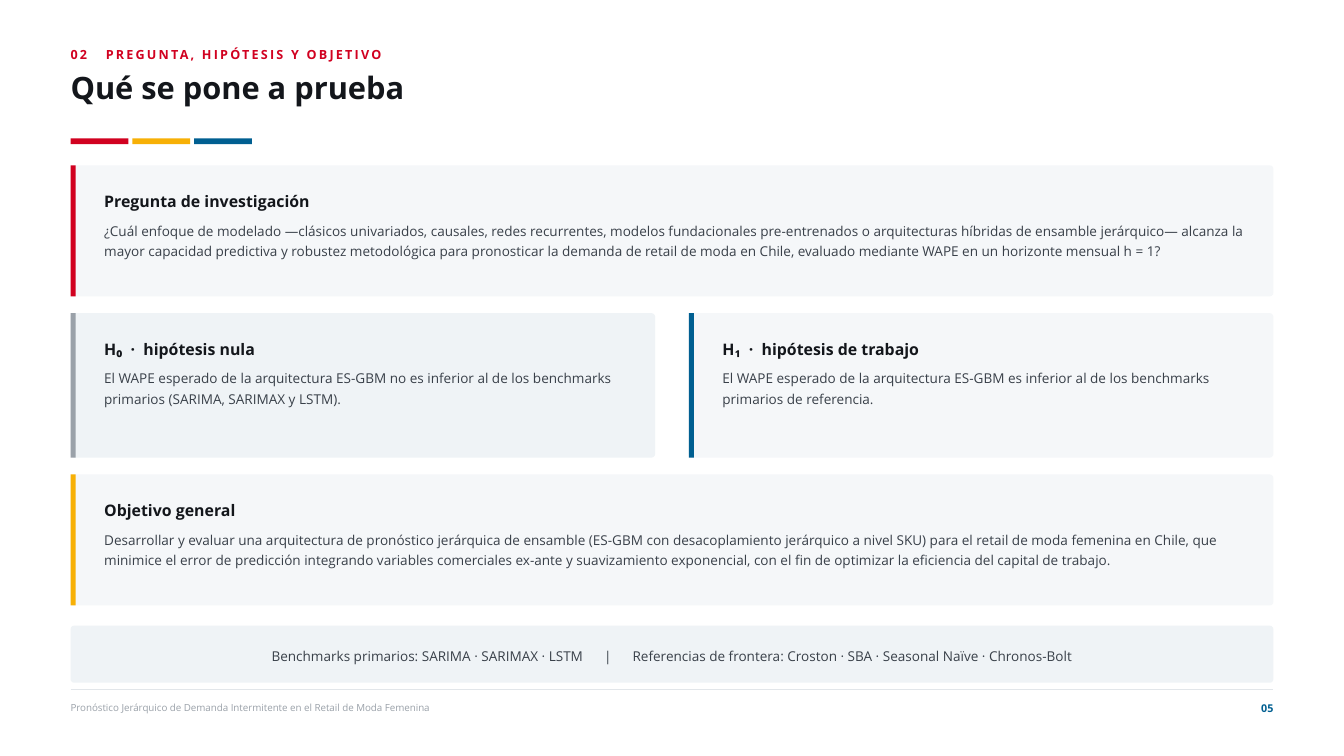
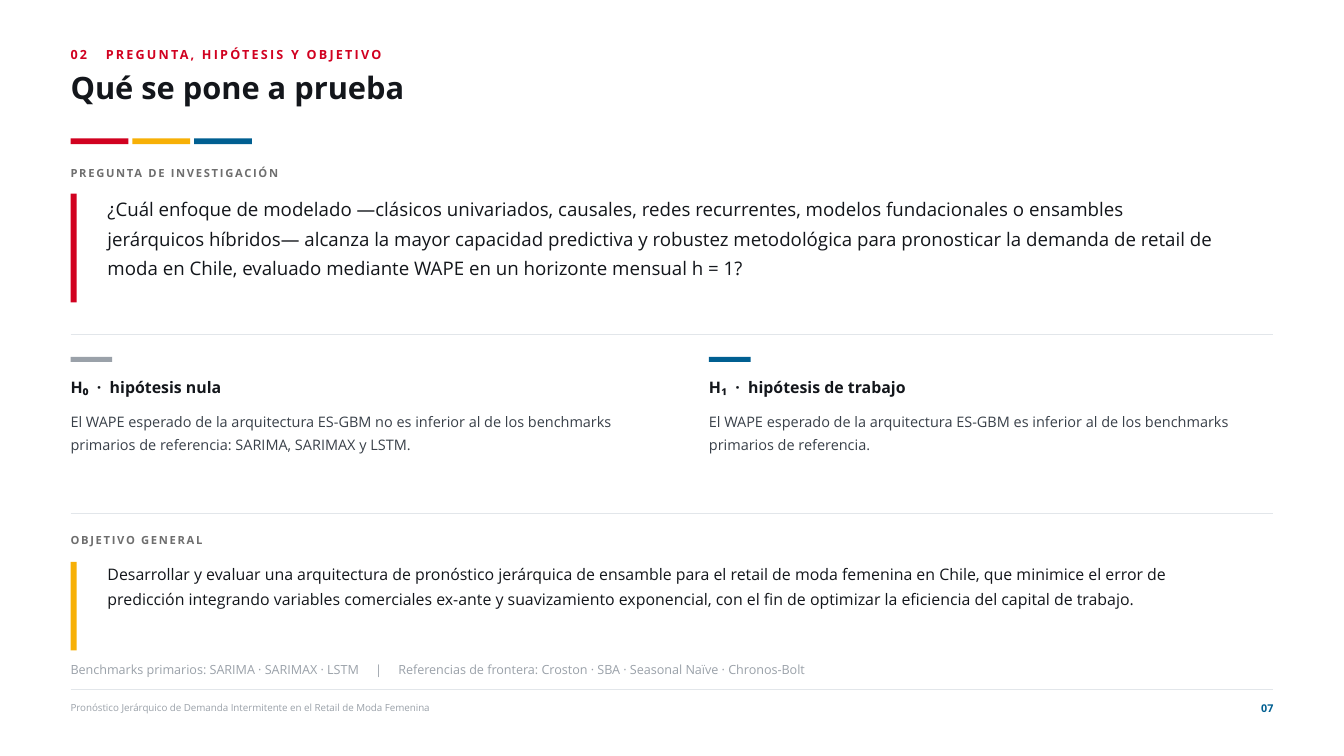
Before and after one commit to joako0o/PPT, a slide deck: slide 7 of Defensa_Tesis_Estructurada.pptx (slide 5 before the commit). Drawn at 1344x756 pixels with LibreOffice and Linux fonts; fonts in the diff are those of the drawing. Boxes give left, top, right and bottom in pixels: in the first picture for what was removed or moved away, otherwise in the second. Text is boxed around its words. In the diff, an @@ line names an element or a change of style, - is before the commit and + after.

```diff
--- a/Defensa_Tesis_Estructurada.pptx
+++ b/Defensa_Tesis_Estructurada.pptx
@@ rounded rectangle removed at (x1=71, y1=165, x2=1273, y2=296) @@
@@ text added at (x1=71, y1=164, x2=1273, y2=187), 12 pt, text #6E6E6E, bold @@
+PREGUNTA DE INVESTIGACIÓN
@@ rectangle resized from (x1=71, y1=165, x2=75, y2=296) to (x1=71, y1=194, x2=77, y2=302) @@
@@ text at (x1=107, y1=201, x2=1212, y2=278): text changed; size 14.5 to 20 pt; text colour #394049 to #13161B @@
-Pregunta de investigación
-¿Cuál enfoque de modelado —clásicos univariados, causales, redes recurrentes, modelos fundacionales pre-entrenados o arquitecturas híbridas de ensamble jerárquico— alcanza la mayor capacidad predictiva y robustez metodológica para pronosticar la demanda de retail de moda en Chile, evaluado mediante WAPE en un horizonte mensual h = 1?
+¿Cuál enfoque de modelado —clásicos univariados, causales, redes recurrentes, modelos fundacionales o ensambles jerárquicos híbridos— alcanza la mayor capacidad predictiva y robustez metodológica para pronosticar la demanda de retail de moda en Chile, evaluado mediante WAPE en un horizonte mensual h = 1?
@@ rounded rectangle removed at (x1=71, y1=313, x2=655, y2=458) @@
@@ rounded rectangle removed at (x1=689, y1=313, x2=1273, y2=458) @@
@@ rectangle resized from (x1=71, y1=313, x2=75, y2=458) to (x1=71, y1=357, x2=112, y2=362) @@
@@ line added from (71, 335) to (1273, 335), #E2E6EA 0.75 pt @@
@@ rectangle resized from (x1=689, y1=313, x2=694, y2=458) to (x1=709, y1=357, x2=751, y2=362) @@
@@ text added at (x1=110, y1=380, x2=221, y2=397), 17 pt, text #13161B, bold @@
+H₀ · hipótesis nula
@@ text "H₁ · hipótesis de trabajo" moved from (x1=722, y1=343, x2=1209, y2=407) to (x1=748, y1=380, x2=906, y2=397) @@
@@ text "H₁ · hipótesis de trabajo" at (x1=748, y1=380, x2=906, y2=397): line spacing 1.12 to 1.16; less space between paragraphs @@
@@ text at (x1=722, y1=372, x2=1209, y2=407): paragraph removed @@
-El WAPE esperado de la arquitectura ES-GBM es inferior al de los benchmarks primarios de referencia.
@@ text at (x1=71, y1=416, x2=611, y2=454): text changed; size 14.5 to 15.5 pt @@
-H₀ · hipótesis nula
-El WAPE esperado de la arquitectura ES-GBM no es inferior al de los benchmarks primarios (SARIMA, SARIMAX y LSTM).
+El WAPE esperado de la arquitectura ES-GBM no es inferior al de los benchmarks primarios de referencia: SARIMA, SARIMAX y LSTM.
@@ text added at (x1=709, y1=416, x2=1228, y2=454), 15.5 pt, text #394049 @@
+El WAPE esperado de la arquitectura ES-GBM es inferior al de los benchmarks primarios de referencia.
@@ rounded rectangle removed at (x1=71, y1=474, x2=1273, y2=605) @@
@@ line added from (71, 513) to (1273, 513), #E2E6EA 0.75 pt @@
@@ text added at (x1=71, y1=536, x2=202, y2=547), 12 pt, text #6E6E6E, bold @@
+OBJETIVO GENERAL
@@ rectangle resized from (x1=71, y1=474, x2=75, y2=605) to (x1=71, y1=562, x2=77, y2=650) @@
@@ text at (x1=107, y1=567, x2=1166, y2=609): text changed; size 14.5 to 17 pt; text colour #394049 to #13161B @@
-Objetivo general
-Desarrollar y evaluar una arquitectura de pronóstico jerárquica de ensamble (ES-GBM con desacoplamiento jerárquico a nivel SKU) para el retail de moda femenina en Chile, que minimice el error de predicción integrando variables comerciales ex-ante y suavizamiento exponencial, con el fin de optimizar la eficiencia del capital de trabajo.
+Desarrollar y evaluar una arquitectura de pronóstico jerárquica de ensamble para el retail de moda femenina en Chile, que minimice el error de predicción integrando variables comerciales ex-ante y suavizamiento exponencial, con el fin de optimizar la eficiencia del capital de trabajo.
@@ rounded rectangle removed at (x1=71, y1=626, x2=1273, y2=683) @@
@@ text "Benchmarks primarios: SARIMA · SARIMAX ..." moved from (x1=272, y1=650, x2=1072, y2=664) to (x1=71, y1=664, x2=805, y2=677) @@
@@ text "Benchmarks primarios: SARIMA · SARIMAX ..." at (x1=71, y1=664, x2=805, y2=677): size 14.5 to 13.5 pt, text colour #394049 to #9AA1A9; alignment centre to left; line spacing 1.18 to 1.16; vertical alignment middle to top @@
@@ text at (x1=1261, y1=704, x2=1273, y2=712): text changed @@
-05
+07
```
Also in this commit, not shown: 35 other slides changed, 6 slides added, 4 other files.
